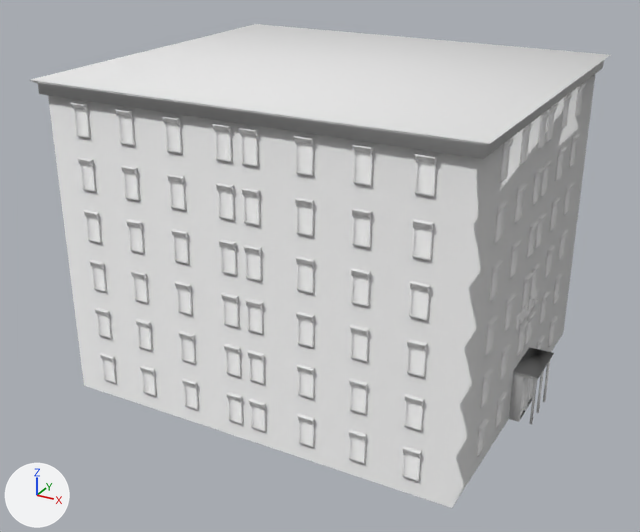
What one commit did to the Blender file Unity/Assets/Models/Outdoor/Structures/police station.blend.
One viewpoint serves both versions: a camera (50 mm lens) standing at (15.6, -29.8, 19.1) and looking at (-0.2, -1.1, 4.7). The axes (+X, +Y, +Z) are drawn at lower left. The lights are the same throughout.

Before the edit, the objects in view are built like this:
```python
ob_cube = bpy.data.objects.new('Cube', me_cube)
ob_cube.location = (0.0, 0.0, 1.0)
ob_cube.scale = (4.0, 3.5, 1.0)
ob_cube_002 = bpy.data.objects.new('Cube.002', me_cube_002)
ob_cube_002.location = (0.0, 0.0, 12.0)
ob_cube_002.scale = (3.84, 3.36, 1.0)
ob_cube_006 = bpy.data.objects.new('Cube.006', me_cube_004)
ob_cube_006.location = (0.5, -7.02, 1.25)
ob_cube_006.scale = (-1.0, -1.0, 1.0)
ob_cube_007 = bpy.data.objects.new('Cube.007', me_cube_004)
ob_cube_007.location = (-0.5, -7.02, 1.25)
ob_cube_007.scale = (1.0, -1.0, 1.0)
ob_cube_010 = bpy.data.objects.new('Cube.010', me_cube_004)
ob_cube_010.location = (8.02, -0.5, 1.25)
ob_cube_010.rotation_euler = (0.0, 0.0, -1.571)  # degrees (0, 0, -90)
ob_cube_010.scale = (-1.0, 1.0, 1.0)
# also in view: 'Cube.011' at (8.1, 2.5, 6.2); 'Cube.012' at (8.5, 0.0, 1.1)
```
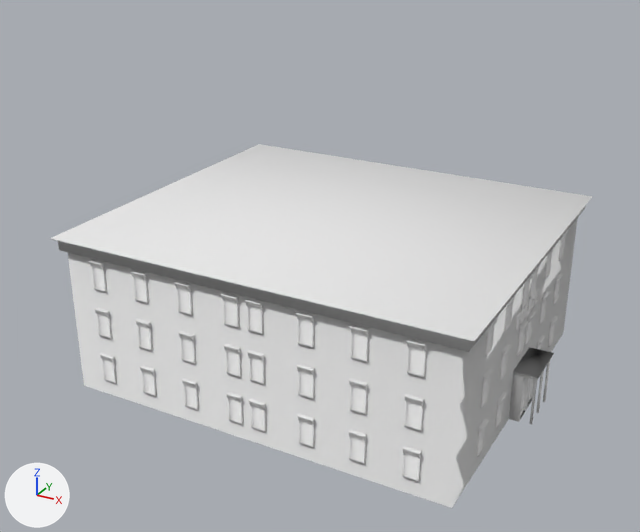
Where the change shows, as pixel boxes (x1, y1, x2, y2) in the pictures (640 x 532 px):
'Cube', modifiers changed
    before: (48, 74, 595, 508)
    after: (68, 218, 578, 508)
'Cube.002', moved
    before: (30, 24, 610, 159)
    after: (50, 144, 592, 352)
'Cube.006', modifiers changed (9% narrower, 48% shorter)
    before: (238, 127, 438, 482)
    after: (245, 299, 427, 482)
'Cube.007', modifiers changed (10% narrower, 49% shorter)
    before: (71, 102, 243, 424)
    after: (89, 260, 243, 424)
'Cube.010', unchanged, covered by the edit
    before: (476, 110, 550, 457)
    after: (476, 273, 533, 457)
'Cube.011', unchanged, covered by the edit
    before: (524, 83, 586, 350)
    after: (524, 229, 569, 350)

Patch to the scene script:
```diff
--- a/Unity/Assets/Models/Outdoor/Structures/police station.blend.py
+++ b/Unity/Assets/Models/Outdoor/Structures/police station.blend.py
@@ ob_cube @@
 _m = ob_cube.modifiers.new('Array', 'ARRAY')
-_m.count = 6
+_m.count = 3
 _m.constant_offset_displace = (0.0, 0.0, 0.0)
@@ ob_cube_007 @@
 _m = ob_cube_007.modifiers.new('Array.001', 'ARRAY')
-_m.count = 6
+_m.count = 3
 _m.use_constant_offset = True
@@ ob_cube_006 @@
 _m = ob_cube_006.modifiers.new('Array.001', 'ARRAY')
-_m.count = 6
+_m.count = 3
 _m.use_constant_offset = True
@@ ob_cube_002 @@
 ob_cube_002 = bpy.data.objects.new('Cube.002', me_cube_002)
-ob_cube_002.location = (0.0, 0.0, 12.0)
+ob_cube_002.location = (0.0, 0.0, 6.0)
 ob_cube_002.scale = (3.84, 3.36, 1.0)
```
